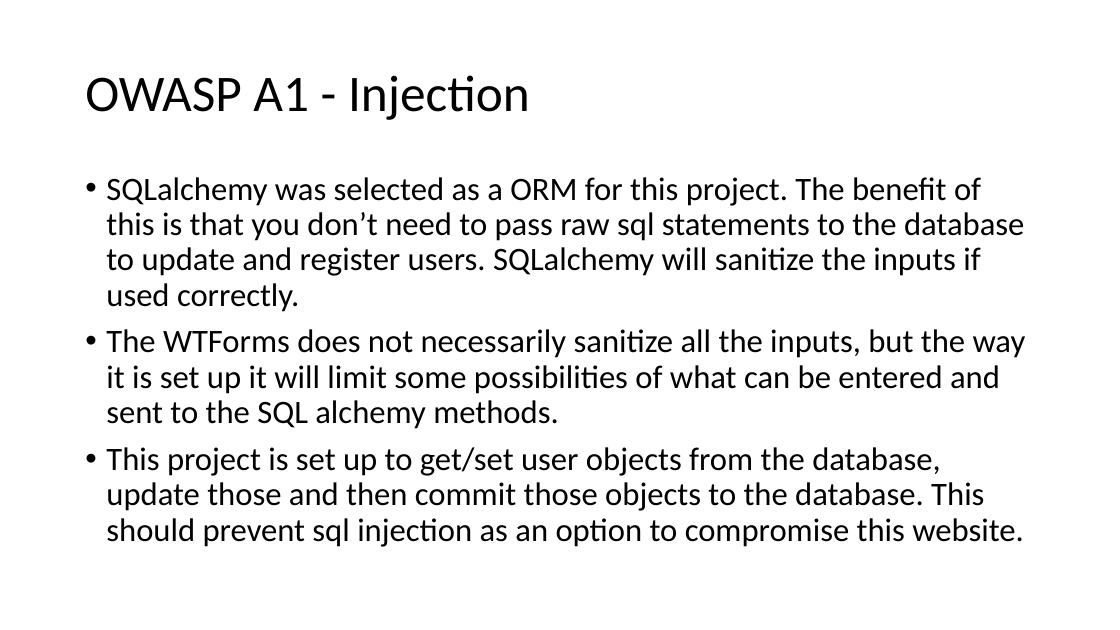
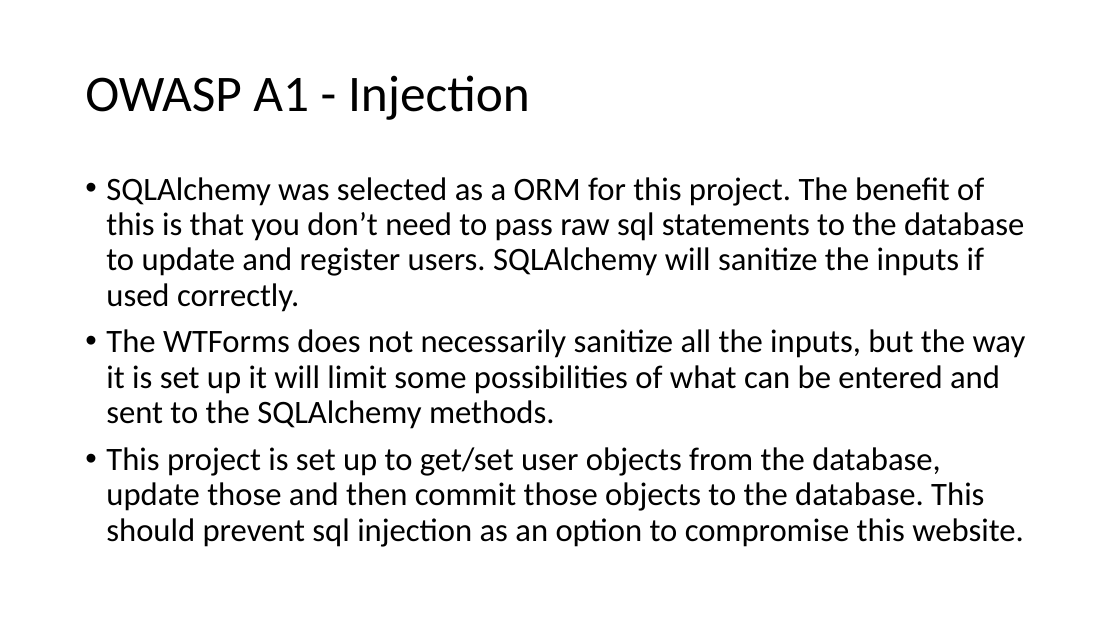
Before and after one commit to jkunnas58/dat250_netbank_fall_2020, a slide deck: slide 11 of Project_report_group_9.pptx. Drawn at 1120x630 pixels with LibreOffice and Linux fonts; fonts in the diff are those of the drawing. Boxes give left, top, right and bottom in pixels: in the first picture for what was removed or moved away, otherwise in the second. Text is boxed around its words. In the diff, an @@ line names an element or a change of style, - is before the commit and + after.

```diff
--- a/Project_report_group_9.pptx
+++ b/Project_report_group_9.pptx
@@ text at (x1=106, y1=177, x2=1026, y2=429): text changed @@
-• SQLalchemy was selected as a ORM for this project. The benefit of this is that you don’t need to pass raw sql statements to the database to update and register users. SQLalchemy will sanitize the inputs if used correctly.
-• The WTForms does not necessarily sanitize all the inputs, but the way it is set up it will limit some possibilities of what can be entered and sent to the SQL alchemy methods.
+• SQLAlchemy was selected as a ORM for this project. The benefit of this is that you don’t need to pass raw sql statements to the database to update and register users. SQLAlchemy will sanitize the inputs if used correctly.
+• The WTForms does not necessarily sanitize all the inputs, but the way it is set up it will limit some possibilities of what can be entered and sent to the SQLAlchemy methods.
```
Also in this commit, not shown: 5 other slides changed.
